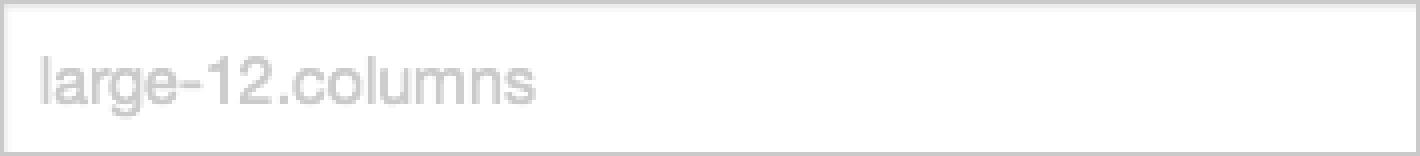
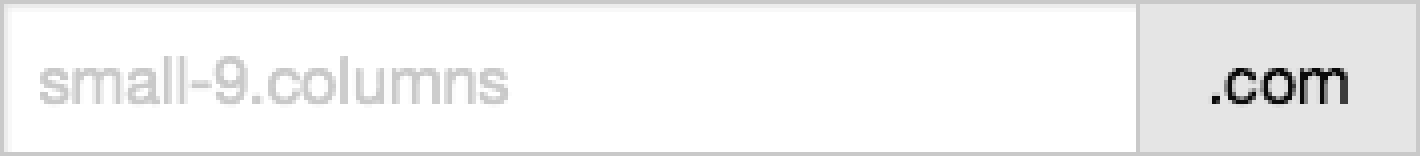
Revision of a layered 1420 x 156 image; what changed, layer by layer:
removed group "container" (1st of 3, in "small-9") (3 layers) from group "small-9" over [4, 4, 1416, 152]
added group ".small-9" with 2 layers in group "small-9" over [4, 4, 1140, 152]
showed "input-border" (1st of 3, in "small-9" › ".small-9"), moved it into group ".small-9", painted on it over [4, 4, 1140, 152]
showed "small-9.columns", moved it into group ".small-9", painted on it over [40, 56, 512, 108]
showed "input" (1st of 2, in "small-9" › ".com") over [4, 8, 536, 152]
renamed "input-border copy" to "input-border", showed it, moved it into group ".com", painted on it over [1136, 4, 1416, 152]
showed ".com" (2nd of 2, in "small-9" › ".com"), painted on it over [1208, 68, 1348, 108]
removed layer "medium-gray" (2nd of 2) over [4, 4, 1416, 152]
removed group "container" (3rd of 3) (3 layers) over [4, 4, 1416, 152]
added layer "bg" in group ".com" over [1140, 4, 1416, 152]
hid "input-border" (3rd of 3), moved it out of group "container", painted on it over [4, 4, 1416, 152]
hid "large-12.columns", moved it out of group "container", painted on it over [40, 56, 536, 120]
removed layer "black" (2nd of 2) over [4, 4, 1416, 152]
hid "input" (2nd of 2) over [4, 4, 1416, 152]
